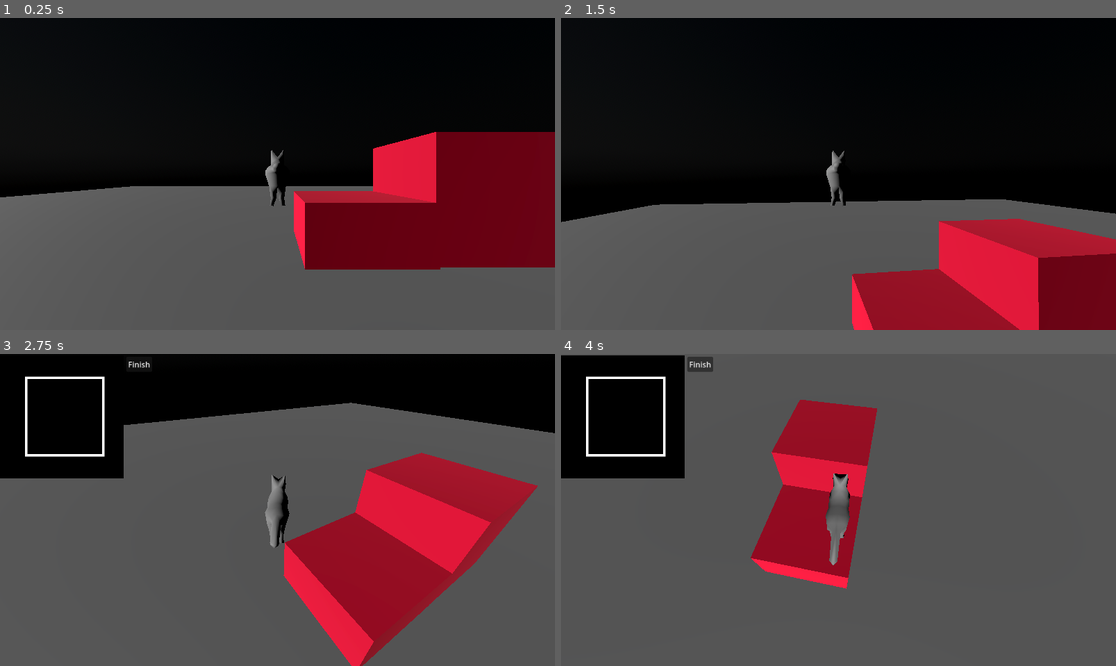
Above: before the commit, frames 1-4 (two rows, left to right).
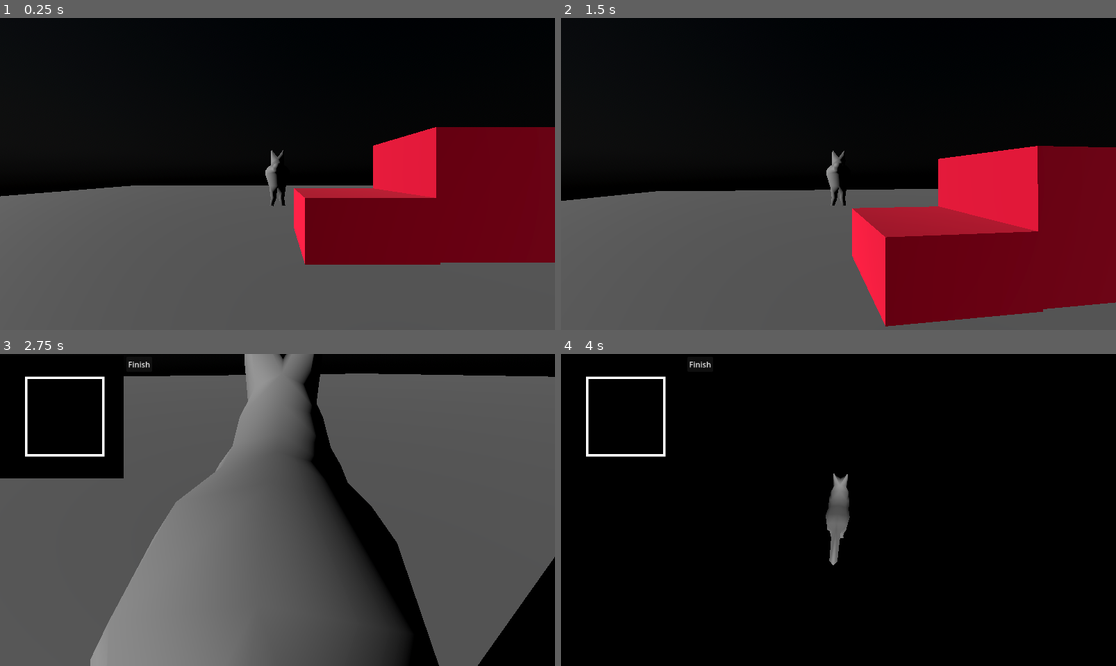
Above: after the commit, the same moments.

Repository: ThgTheReal/info-game-fr
Game: Godot game, scene res://World/World.tscn
Same seed, same stepped clock (60 frames per second), same inputs: the game is played once before the commit and once after it.
Inputs (mouse positions are in pixels of both pictures, inside the frame that each line leads up to):
- Up to frame 1 (0.25 s): no input
- Up to frame 2 (1.5 s): tap Enter (ui_accept) at 0.5, 0.77 s; move the mouse to (866, 174) at 0.52 s; hold W (Forward) 0.53-1.25 s; tap M (open_magic) at 0.6 s; click (866, 174) at 0.67 s; click "Finish" at 1.25 s
- Up to frame 3 (2.75 s): move the mouse to (249, 510) at 2.02 s; hold W (Forward) from 2.03 s (still down); tap M (open_magic) at 2.1 s; tap Enter (ui_accept) at 2.27 s
- Up to frame 4 (4 s): tap Enter (ui_accept) at 2.75, 3.77 s; move the mouse to (622, 416) at 2.77 s; release W (Forward) at 2.78 s; hold D (Right) 2.78-3.53 s; tap M (open_magic) at 2.85, 3.6 s; click (622, 416) at 2.92 s; move the mouse to (832, 516) at 3.52 s; hold W (Forward) from 3.53 s (still down); click (832, 516) at 3.67 s

The runs differ from the first frame. In frame 1, 2.0% of the frame differs, in the area x 0-100%, y 34-81%; in frame 2, 25%; in frame 3, 44%; in frame 4, 90%, in the area x 0-100%, y 0-100%.

Commit message:
Un-Clear

Diff:
--- a/Player/Player.tscn
+++ b/Player/Player.tscn
@@ -7,18 +7,18 @@
 [ext_resource type="Script" uid="uid://bkhen11iti43q" path="res://Player/draw_area.gd" id="4_ddoul"]
 
 [sub_resource type="CapsuleShape3D" id="CapsuleShape3D_8g4oa"]
-radius = 28.725586
-height = 74.71948
+radius = 0.001
+height = 50.1051
 
 [node name="Player" type="CharacterBody3D"]
 script = ExtResource("1_q3lat")
 
 [node name="Cat" type="MeshInstance3D" parent="."]
-transform = Transform3D(-4.371139e-09, 0, 0.1, 0, 0.1, 0, -0.1, 0, -4.371139e-09, 0, 0, 0)
+transform = Transform3D(-4.37114e-09, 0, 0.1, 0, 0.1, 0, -0.1, 0, -4.37114e-09, 0, 0, 0)
 mesh = ExtResource("2_q3lat")
 
 [node name="CollisionShape3D" type="CollisionShape3D" parent="."]
-transform = Transform3D(1, 0, 0, 0, -4.371139e-08, -1, 0, 1, -4.371139e-08, 0, -0.9099896, -4.317088)
+transform = Transform3D(1, 0, 0, 0, -4.37114e-08, -1, 0, 1, -4.37114e-08, -0.267258, -1.81143, 0.183911)
 shape = SubResource("CapsuleShape3D_8g4oa")
 
 [node name="CameraArm" type="SpringArm3D" parent="."]
@@ -47,8 +47,8 @@
 anchor_top = -0.289
 anchor_right = -0.952
 anchor_bottom = -0.289
-offset_left = 395.08002
-offset_top = 118.490005
+offset_left = 395.08
+offset_top = 118.49
 offset_right = 651.08
 offset_bottom = 374.49
 texture = ExtResource("4_8g4oa")
@@ -56,24 +56,24 @@
 [node name="DrawArea" type="Control" parent="CanvasLayer/MagicPopup"]
 layout_mode = 1
 anchor_left = -0.952
-anchor_top = -0.29000002
+anchor_top = -0.29
 anchor_right = -0.952
-anchor_bottom = -0.29000002
-offset_left = 395.08002
-offset_top = 118.90001
+anchor_bottom = -0.29
+offset_left = 395.08
+offset_top = 118.9
 offset_right = 651.08
-offset_bottom = 374.90002
+offset_bottom = 374.9
 script = ExtResource("4_ddoul")
 
 [node name="Button" type="Button" parent="CanvasLayer/MagicPopup"]
 layout_mode = 1
 anchors_preset = -1
-anchor_left = -0.95300007
-anchor_top = -0.28300002
-anchor_right = -0.95300007
-anchor_bottom = -0.28300002
+anchor_left = -0.953
+anchor_top = -0.283
+anchor_right = -0.953
+anchor_bottom = -0.283
 offset_left = 657.495
-offset_top = 119.03001
+offset_top = 119.03
 offset_right = 711.495
 offset_bottom = 150.03
 text = "Finish"
--- a/World/World.tscn
+++ b/World/World.tscn
@@ -22,7 +22,7 @@
 data = PackedVector3Array(1, 0, 1, -1, 0, 1, 1, 0, -1, -1, 0, 1, -1, 0, -1, 1, 0, -1)
 
 [sub_resource type="StandardMaterial3D" id="StandardMaterial3D_folwd"]
-albedo_color = Color(0.9019608, 0, 0.20392157, 1)
+albedo_color = Color(0.901961, 0, 0.203922, 1)
 
 [sub_resource type="BoxMesh" id="BoxMesh_p1v5b"]
 material = SubResource("StandardMaterial3D_folwd")
@@ -37,7 +37,7 @@
 camera_attributes = SubResource("CameraAttributesPractical_bcbcq")
 
 [node name="DirectionalLight3D" type="DirectionalLight3D" parent="."]
-transform = Transform3D(0.09211034, 0.2994571, -0.94965315, -0.028909773, 0.9541098, 0.29805842, 0.99532896, -2.622104e-09, 0.0965406, -8.183519, 2.997908, 0)
+transform = Transform3D(0.0921103, 0.299457, -0.949653, -0.0289098, 0.95411, 0.298058, 0.995329, -2.6221e-09, 0.0965406, -8.18352, 2.99791, 0)
 
 [node name="Floor" type="MeshInstance3D" parent="."]
 transform = Transform3D(10, 0, 0, 0, 10, 0, 0, 0, 10, 0, 0, 0)
@@ -49,7 +49,7 @@
 shape = SubResource("ConcavePolygonShape3D_eu7l1")
 
 [node name="Cube1" type="MeshInstance3D" parent="."]
-transform = Transform3D(1, 0, 0, 0, 1, 0, 0, 0, 1, 0, 0.5152786, 0)
+transform = Transform3D(1, 0, 0, 0, 1, 0, 0, 0, 1, 0, 0.515279, 0)
 mesh = SubResource("BoxMesh_p1v5b")
 
 [node name="StaticBody3D" type="StaticBody3D" parent="Cube1"]
@@ -58,7 +58,7 @@
 shape = SubResource("ConcavePolygonShape3D_folwd")
 
 [node name="Cube2" type="MeshInstance3D" parent="."]
-transform = Transform3D(1, 0, 0, 0, 1, 0, 0, 0, 1, -0.96820784, -0.008353293, 0)
+transform = Transform3D(1, 0, 0, 0, 1, 0, 0, 0, 1, -0.968208, -0.00835329, 0)
 mesh = SubResource("BoxMesh_p1v5b")
 
 [node name="StaticBody3D" type="StaticBody3D" parent="Cube2"]
@@ -67,4 +67,4 @@
 shape = SubResource("ConcavePolygonShape3D_folwd")
 
 [node name="CharacterBody3D" parent="." instance=ExtResource("1_folwd")]
-transform = Transform3D(0.01, 0, 0, 0, 0.01, 0, 0, 0, 0.01, -1.6714237, 0.9539873, 0)
+transform = Transform3D(0.01, 0, 0, 0, 0.01, 0, 0, 0, 0.01, -1.67142, 0.953987, 0)
--- a/project.godot
+++ b/project.godot
@@ -12,7 +12,7 @@
 
 config/name="InfoGameFr"
 run/main_scene="uid://camf738rhqsrd"
-config/features=PackedStringArray("4.5", "Forward Plus")
+config/features=PackedStringArray("4.4", "Forward Plus")
 run/max_fps=60
 
 [display]
Not shown, changed: Unbenannt.png.import
